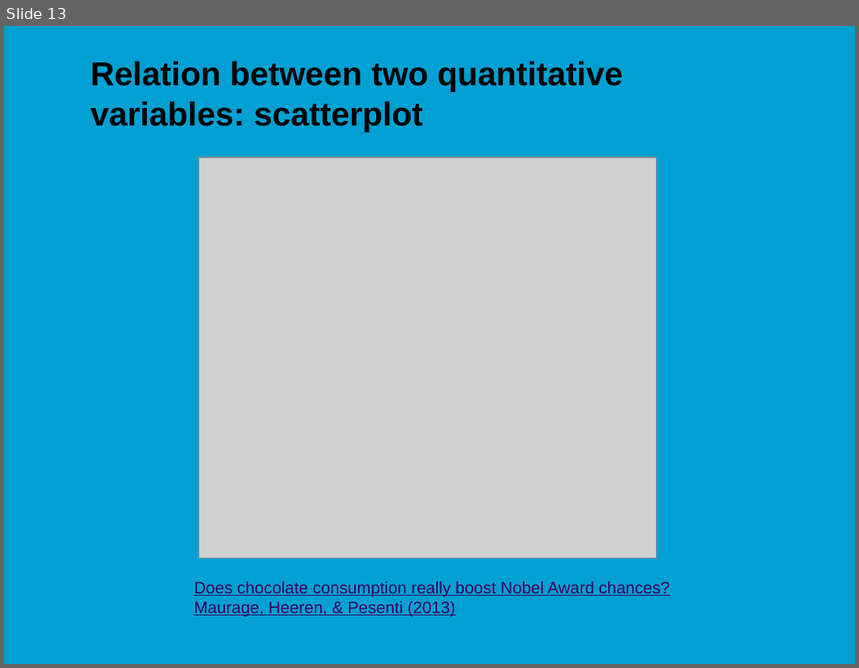
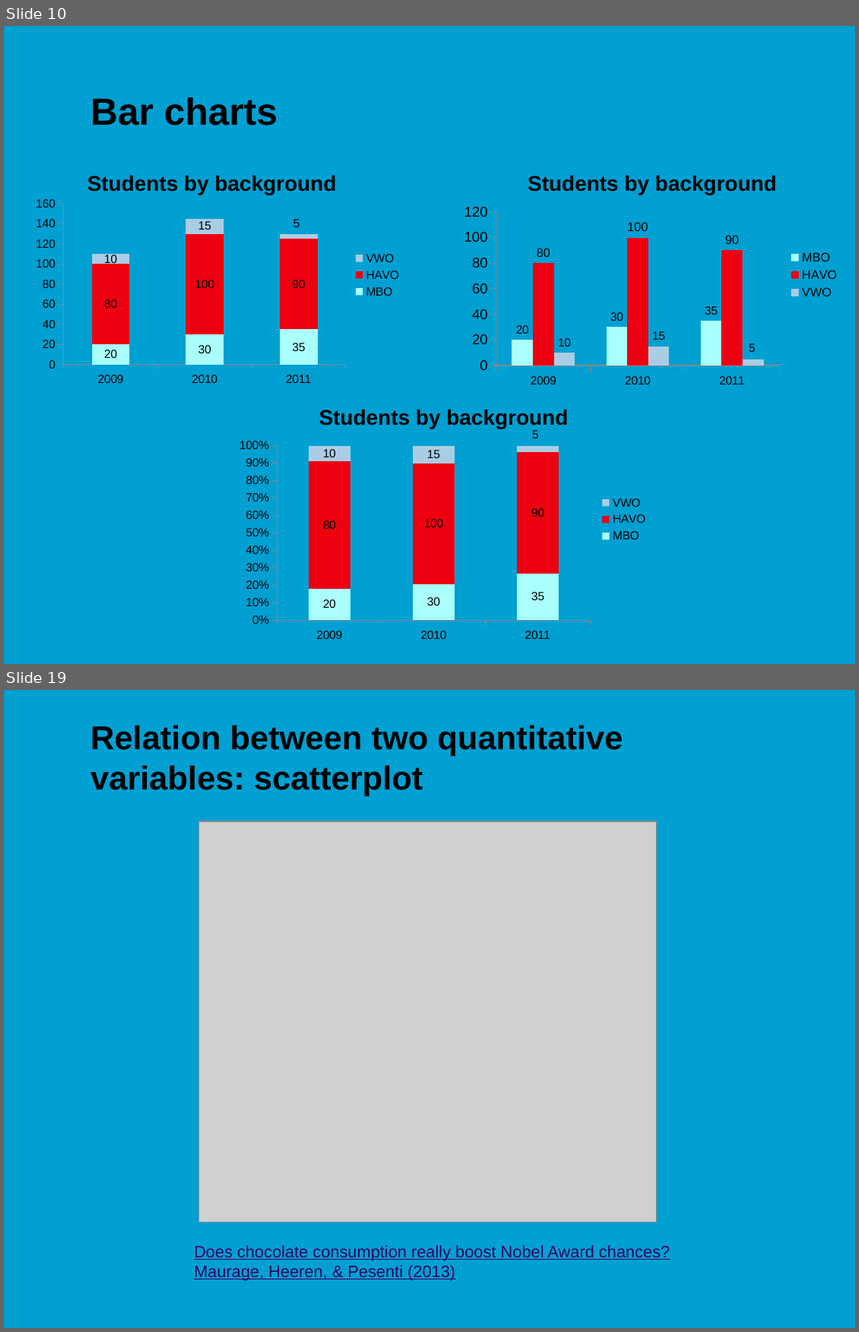
Before and after one commit to jonasmoons/data-driven-learning, a slide deck: slides/ddl-w4l2.pptx. Shown one above the other, each under a label of ours: slide 13 before the commit, slides 10 and 19 after it; the slides between them are not shown. The pictures are 859x668 and 859x1332 pixels, drawn with LibreOffice and Linux fonts; fonts in the diff are those of the drawing; grey boxes stand for pictures; background and template pictures are left out. Boxes give left, top, right and bottom in pixels: in the first picture for what was removed or moved away, otherwise in the second. Text is boxed around its words. In the diff, an @@ line names an element or a change of style, - is before the commit and + after.

```diff
--- a/slides/ddl-w4l2.pptx
+++ b/slides/ddl-w4l2.pptx
@@ slide 10 added at <box>4,26,855,664</box>, background picture (left out) @@
@@ title added at <box>91,97,278,126</box>, 32 pt, text #000000, bold @@
+Bar charts
@@ column stacked chart added at <box>14,158,410,392</box> @@
+title "Students by background"
+categories: 2009, 2010, 2011
+MBO: 20, 30, 35
+HAVO: 80, 100, 90
+VWO: 10, 15, 5
@@ column chart added at <box>456,158,848,392</box> @@
+title "Students by background"
+categories: 2009, 2010, 2011
+MBO: 20, 30, 35
+HAVO: 80, 100, 90
+VWO: 10, 15, 5
@@ column stacked 100% chart added at <box>231,392,657,648</box> @@
+title "Students by background"
+categories: 2009, 2010, 2011
+MBO: 20, 30, 35
+HAVO: 80, 100, 90
+VWO: 10, 15, 5
@@ what was slide 13 is now slide 19 @@
```
Also in this commit, not shown: 14 slides changed, 9 other slides added, 4 slides removed, 3 other files.
